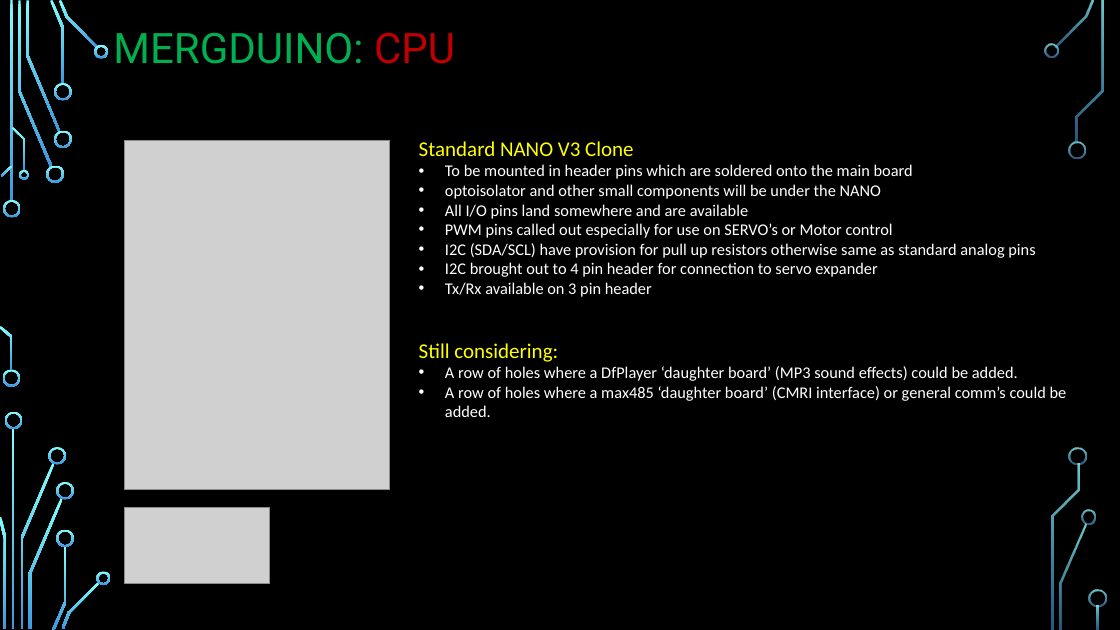
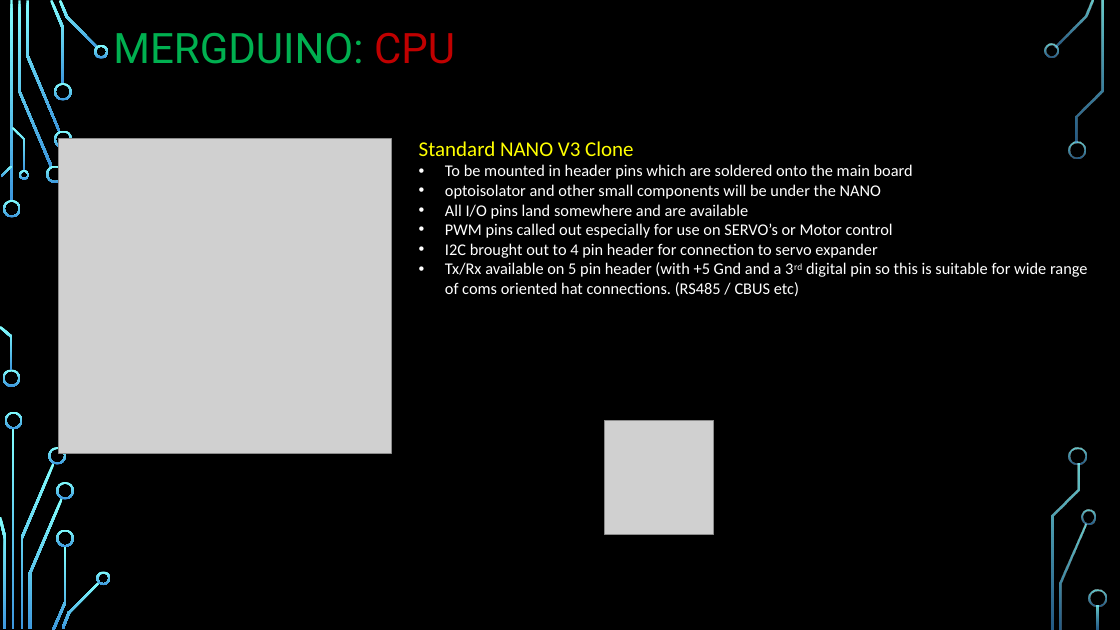
Before and after one commit to Alan-Lomax/MERG-SIG-Presentations, a slide deck: slide 7 of Practical Arduino - Ground Up.pptx. Drawn at 1120x630 pixels with LibreOffice and Linux fonts; fonts in the diff are those of the drawing; grey boxes stand for pictures; background and template pictures are left out. Boxes give left, top, right and bottom in pixels: in the first picture for what was removed or moved away, otherwise in the second. Text is boxed around its words. In the diff, an @@ line names an element or a change of style, - is before the commit and + after.

```diff
--- a/Practical Arduino - Ground Up.pptx
+++ b/Practical Arduino - Ground Up.pptx
@@ picture: place and size @@
-picture at (124,140,390,490)
+picture at (59,139,392,454)
@@ text at (445,243,1035,258): paragraph removed @@
-• I2C (SDA/SCL) have provision for pull up resistors otherwise same as standard analog pins
@@ text at (445,262,1087,296): text changed @@
-• Tx/Rx available on 3 pin header
-Still considering:
-• A row of holes where a DfPlayer ‘daughter board’ (MP3 sound effects) could be added.
-• A row of holes where a max485 ‘daughter board’ (CMRI interface) or general comm’s could be added.
+• Tx/Rx available on 5 pin header (with +5 Gnd and a 3rd digital pin so this is suitable for wide range of coms oriented hat connections. (RS485 / CBUS etc)
@@ picture added at (604,421,713,534) @@
@@ picture removed at (124,507,270,584) @@
```
Also in this commit, not shown: 6 other slides changed, 1 slide removed.
